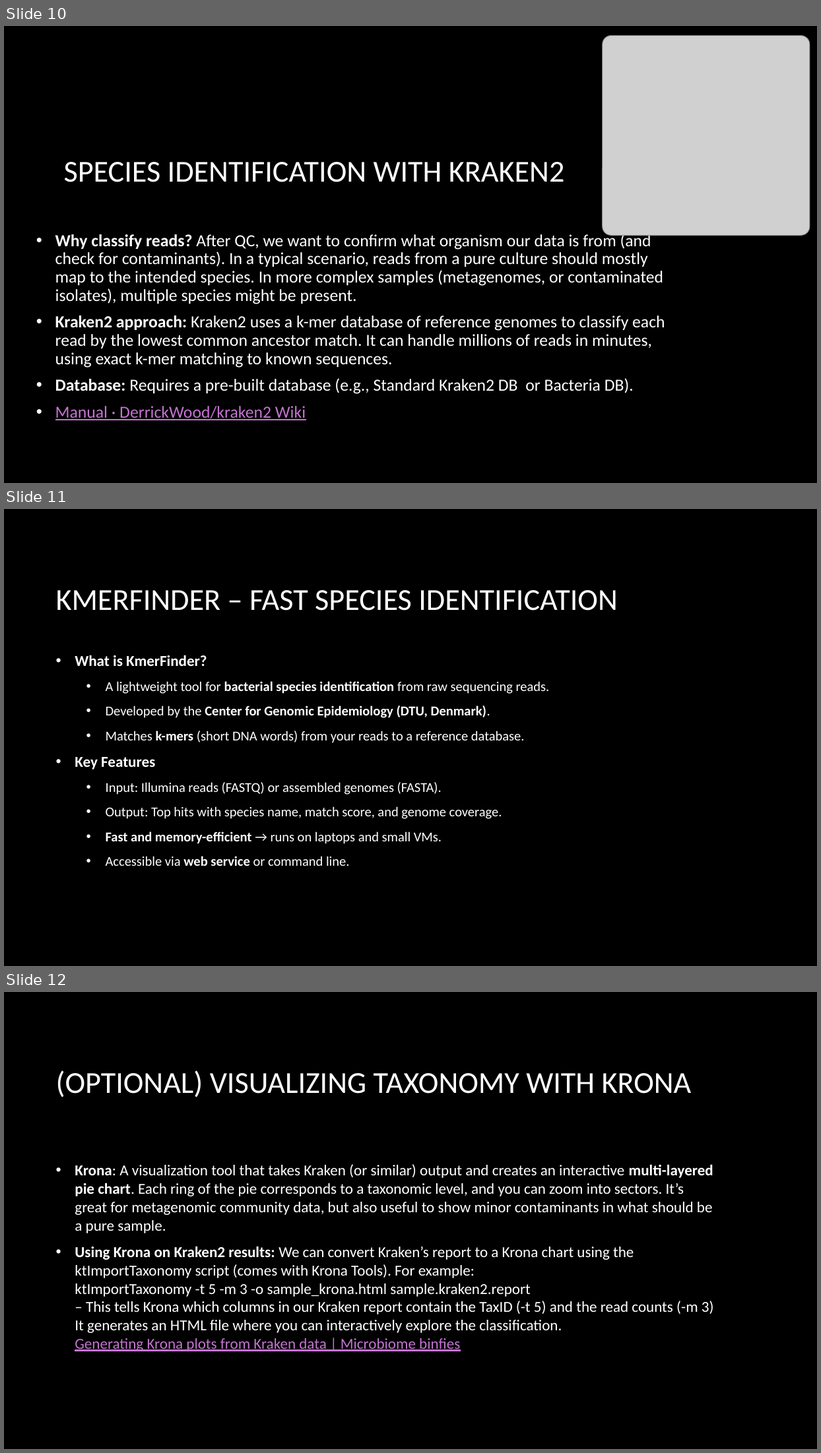
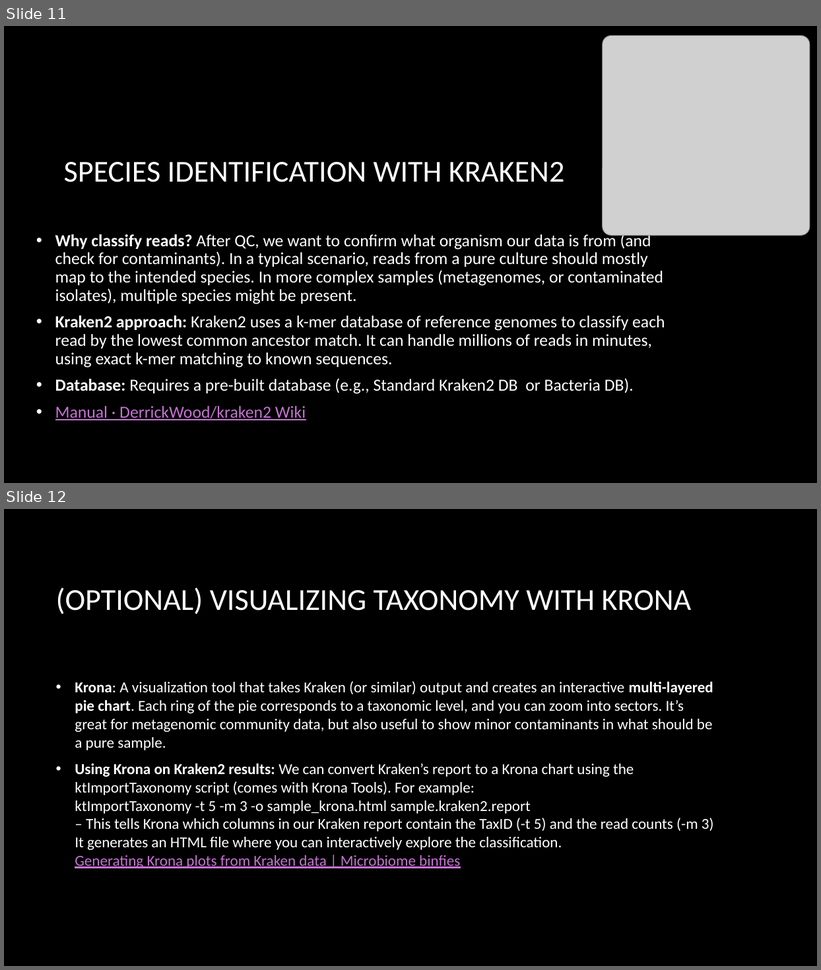
Before and after one commit to Arash-Iranzadeh/Microbial-Genomics, a slide deck: docs/QC_cleaning_speciesIdentification.pptx. Shown one above the other, each under a label of ours: slides 10, 11 and 12 before the commit, slides 11 and 12 after it. The pictures are 821x1453 and 821x970 pixels, drawn with LibreOffice and Linux fonts; fonts in the diff are those of the drawing; grey boxes stand for pictures; background and template pictures are left out. Boxes give left, top, right and bottom in pixels: in the first picture for what was removed or moved away, otherwise in the second. Text is boxed around its words. In the diff, an @@ line names an element or a change of style, - is before the commit and + after.

```diff
--- a/docs/QC_cleaning_speciesIdentification.pptx
+++ b/docs/QC_cleaning_speciesIdentification.pptx
@@ slide 11 removed at box(4, 509, 817, 966), background picture (left out) @@
@@ title removed at box(56, 590, 617, 611) @@
-KMERFINDER – FAST SPECIES IDENTIFICATION
@@ text removed at box(75, 655, 550, 866) @@
-• What is KmerFinder?
-  • A lightweight tool for bacterial species identification from raw sequencing reads.
-  • Developed by the Center for Genomic Epidemiology (DTU, Denmark).
-  • Matches k-mers (short DNA words) from your reads to a reference database.
-• Key Features
-  • Input: Illumina reads (FASTQ) or assembled genomes (FASTA).
-  • Output: Top hits with species name, match score, and genome coverage.
-  • Fast and memory-efficient → runs on laptops and small VMs.
-  • Accessible via web service or command line.
@@ what was slide 10 is now slide 11 @@
```
Also in this commit, not shown: 1 slide added.
